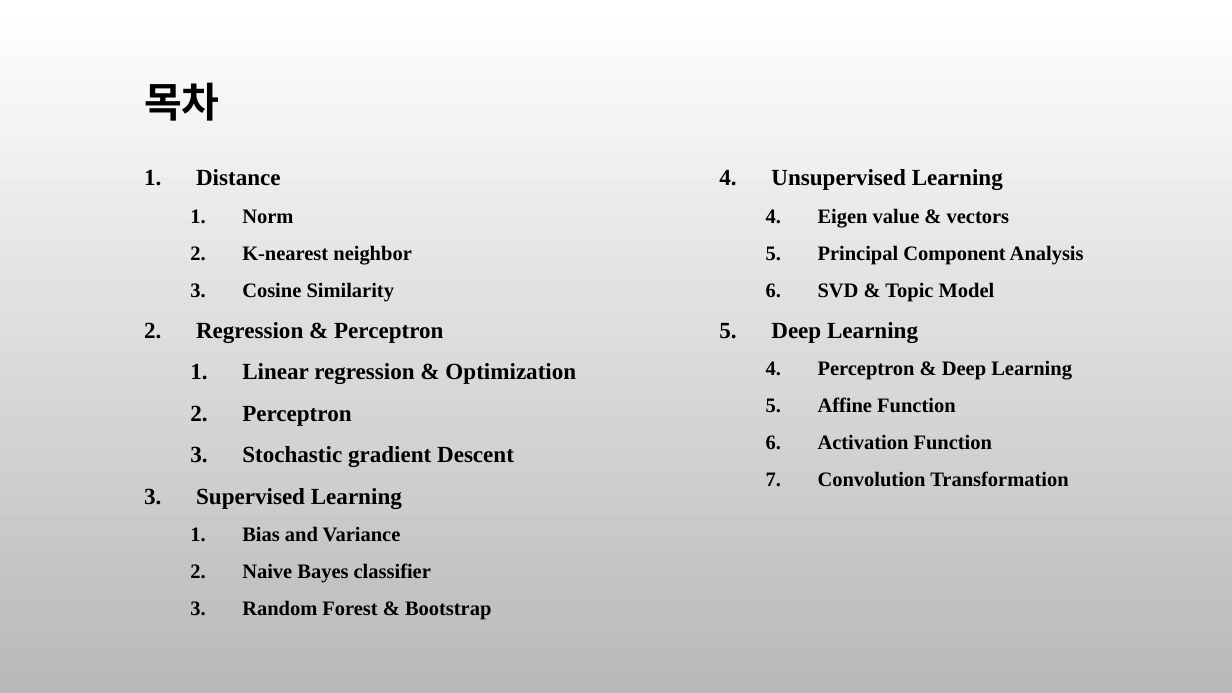
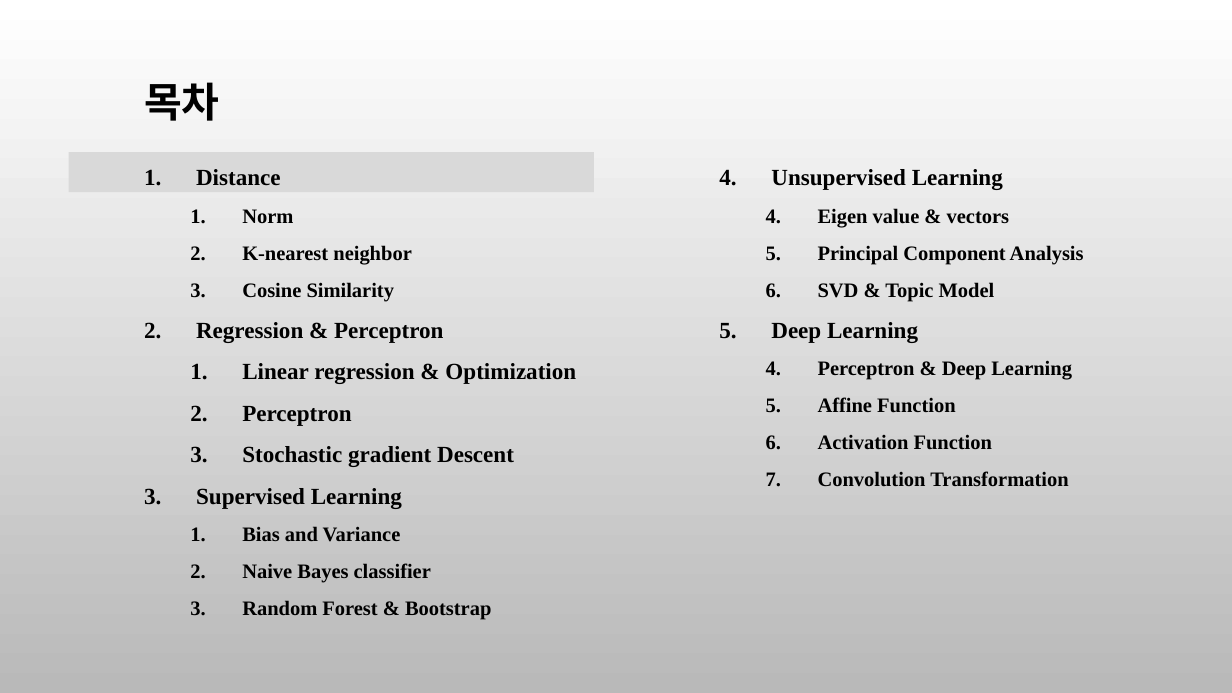
Before and after one commit to ancestor9/mathematics-for-machine-learning, a slide deck: slide 15 of 7_Applications of mathematics.pptx (slide 2 before the commit). Drawn at 1232x693 pixels with LibreOffice and Linux fonts; fonts in the diff are those of the drawing; background and template pictures are left out. Boxes give left, top, right and bottom in pixels: in the first picture for what was removed or moved away, otherwise in the second. Text is boxed around its words. In the diff, an @@ line names an element or a change of style, - is before the commit and + after.

```diff
--- a/7_Applications of mathematics.pptx
+++ b/7_Applications of mathematics.pptx
@@ rectangle added at bbox=[68, 152, 593, 192], fill #D9D9D9 @@
```
Also in this commit, not shown: 11 other slides changed, 8 slides added, 1 slide removed.
